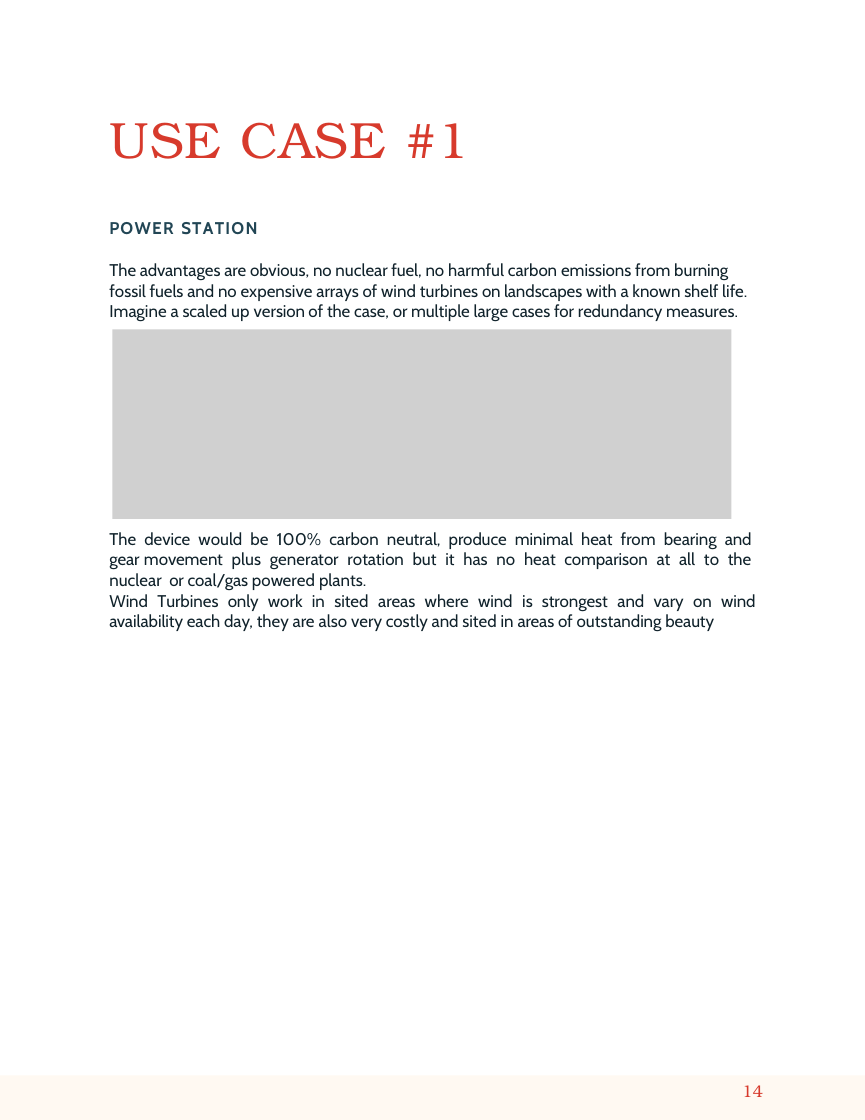
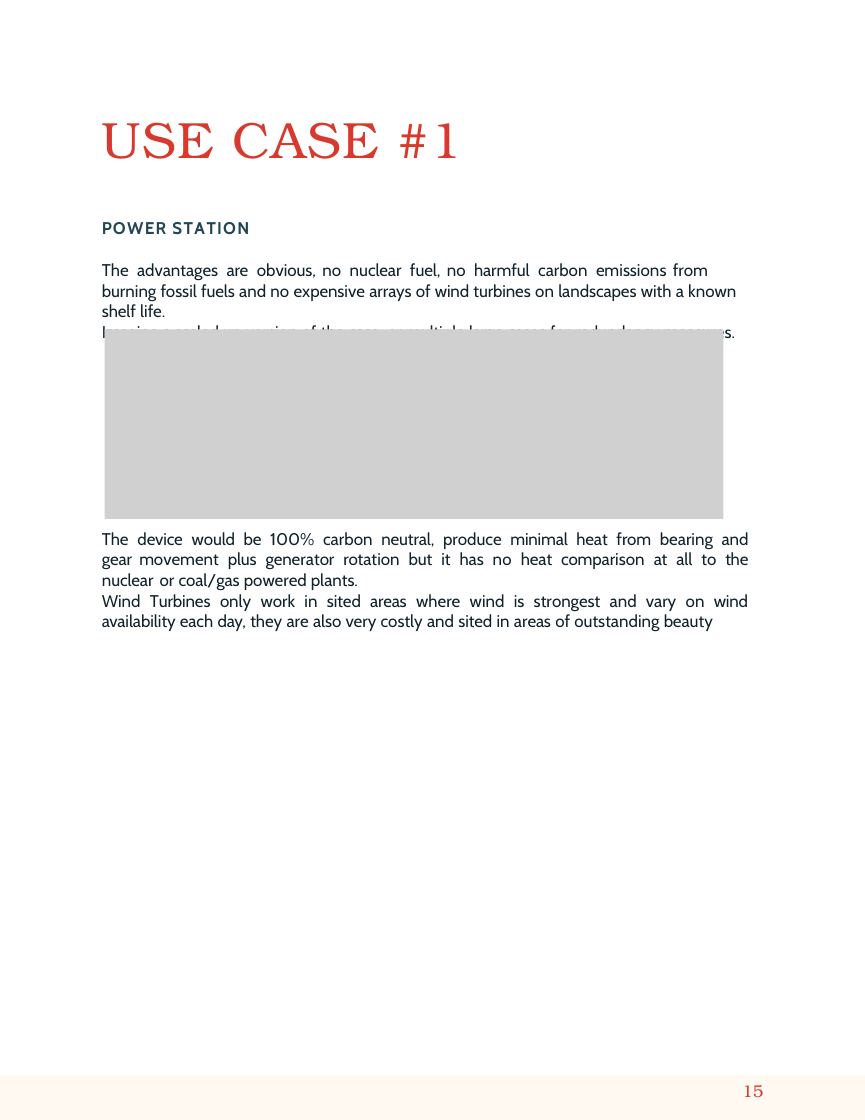
Before and after one commit to AMACMachine/Free-Energy, a slide deck: slide 15 of AMAC White Paper September 2nd 2023.pptx (slide 14 before the commit). Drawn at 865x1120 pixels with LibreOffice and Linux fonts; fonts in the diff are those of the drawing; grey boxes stand for pictures. Boxes give left, top, right and bottom in pixels: in the first picture for what was removed or moved away, otherwise in the second. Text is boxed around its words. In the diff, an @@ line names an element or a change of style, - is before the commit and + after.

```diff
--- a/AMAC White Paper September 2nd 2023.pptx
+++ b/AMAC White Paper September 2nd 2023.pptx
@@ title "USE CASE #1" at (x1=102, y1=122, x2=462, y2=159): text colour #D73A2C to #D7392C; letter spacing 0.8 to 0.6 pt in "USE"; letter spacing 0.8 to 0.9 pt, letter spacing -0.3 to 0 pt in "USE CASE"; letter spacing 1.1 to 0.8 pt, letter spacing 0.5 to 0.9 pt in "CASE"; letter spacing 0.8 to 1 pt, letter spacing -0.2 to 0 pt in "#1"; indent changed @@
@@ 2 texts, 1 picture moved together from (x1=109, y1=222, x2=755, y2=632) to (x1=102, y1=222, x2=749, y2=632) @@
@@ text "POWER STATION" at (x1=102, y1=222, x2=736, y2=343): letter spacing 0.9 to 1 pt, letter spacing 1 to 0.8 pt in "POWER"; letter spacing 0.8 to 0.9 pt in "POWER STATION"; letter spacing 1 to 1.1 pt, letter spacing 0.9 to 0.8 pt in "STATION"; letter spacing -0.1 to 0 pt in "The advantages no no carbon emissions burning ...", "version the cases for redundancy measures."; letter spacing -0.2 to 0 pt in "advantages"; letter spacing 0 to -0.1 pt in "advantages nuclear fuel, harmful carbon emissions burning ...", "Imagine case, multiple cases measures."; letter spacing -0.1 to -0.2 pt in "advantages obvious, emissions", "redundancy"; letter spacing -0.2 to -0.1 pt in "obvious, nuclear harmful carbon burning fossil expensive ...", "Imagine"; letter spacing -0.2 to 0.1 pt in "emissions"; letter spacing 0.1 to 0 pt in "from"; letter spacing -0.3 to -0.1 pt in "turbines"; letter spacing -0.3 to -0.2 pt, letter spacing 0.1 to -0.1 pt in "version" @@
@@ text "The device would be 100% ..." at (x1=102, y1=532, x2=749, y2=632): letter spacing -0.1 to 0 pt in "The would carbon produce bearing movement generator ...", "Wind Turbines only work in where is ..."; letter spacing -0.1 to -0.2 pt in "device 100% produce bearing and movement"; letter spacing -0.3 to -0.1 pt in "100%", "work"; letter spacing -0.1 to 0.1 pt in "carbon rotation", "strongest outstanding"; letter spacing 0 to -0.1 pt in "neutral, produce bearing generator heat all nuclear", "Turbines where outstanding"; letter spacing -0.2 to -0.1 pt in "plus heat nuclear", "Wind where also very costly beauty"; letter spacing 0.1 to -0.1 pt in "rotation to", "work costly"; letter spacing 0 to 0.1 pt in "no"; letter spacing -0.2 to 0 pt in "plants."; letter spacing 0.1 to 0 pt in "very" @@
@@ freeform shape at (x1=0, y1=1075, x2=865, y2=1119): outline redrawn @@
@@ page number at (x1=742, y1=1085, x2=763, y2=1097): text changed; text colour #D73A2C to #D7392C @@
-14
+15
```
Also in this commit, not shown: 15 other slides changed, 3 slides added, 2 slides removed, 1 other file.
